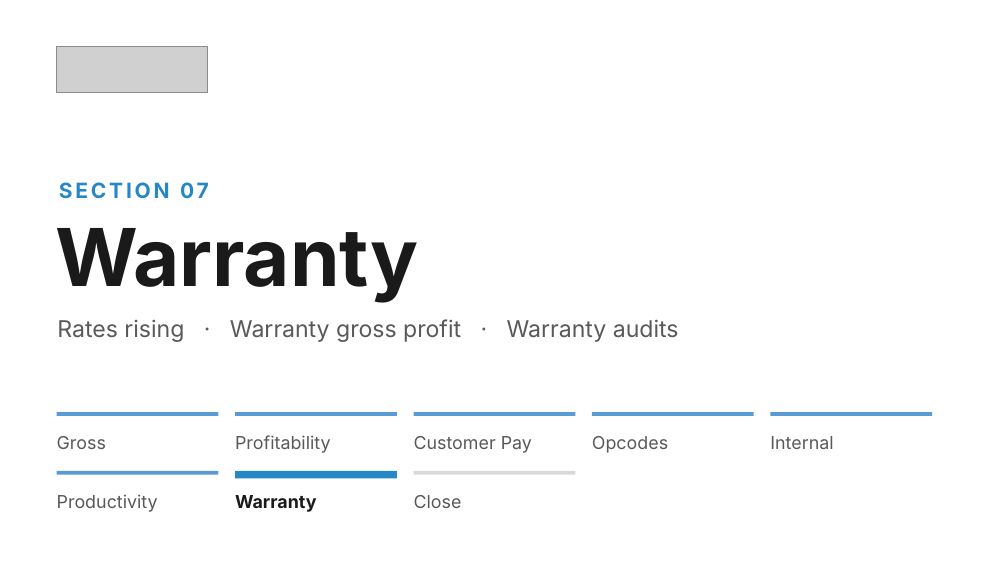
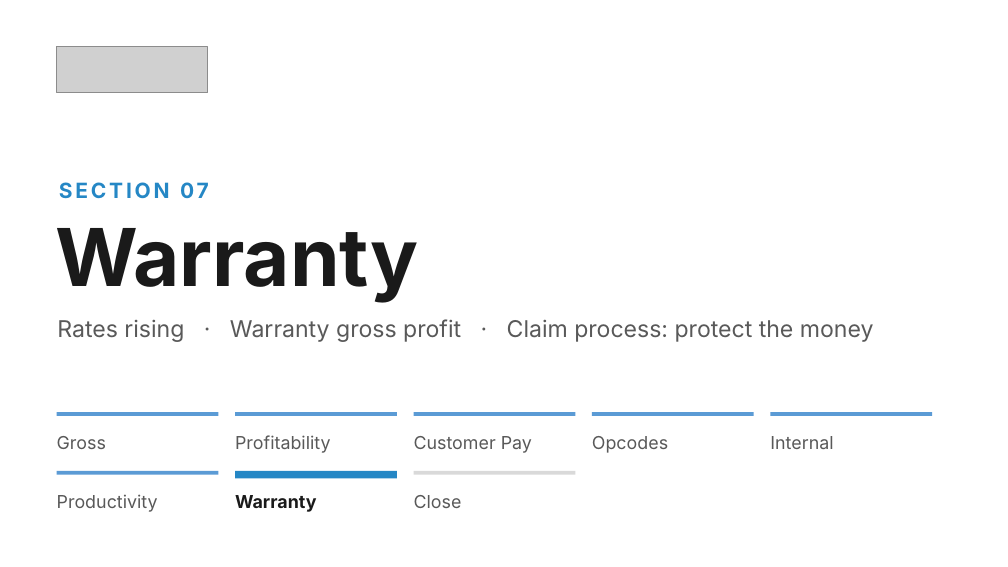
Before and after one commit to Ndresner/Noah, a slide deck: slide 2 of day2-deck/decks/Section Dividers - Review.pptx. Drawn at 1008x567 pixels with LibreOffice and Linux fonts; fonts in the diff are those of the drawing; grey boxes stand for pictures. Boxes give left, top, right and bottom in pixels: in the first picture for what was removed or moved away, otherwise in the second. Text is boxed around its words. In the diff, an @@ line names an element or a change of style, - is before the commit and + after.

```diff
--- a/day2-deck/decks/Section Dividers - Review.pptx
+++ b/day2-deck/decks/Section Dividers - Review.pptx
@@ text at <box>57,319,874,342</box>: text changed @@
-Rates rising · Warranty gross profit · Warranty audits
+Rates rising · Warranty gross profit · Claim process: protect the money
```
Also in this commit, not shown: 1 other slide changed, 1 other file.
